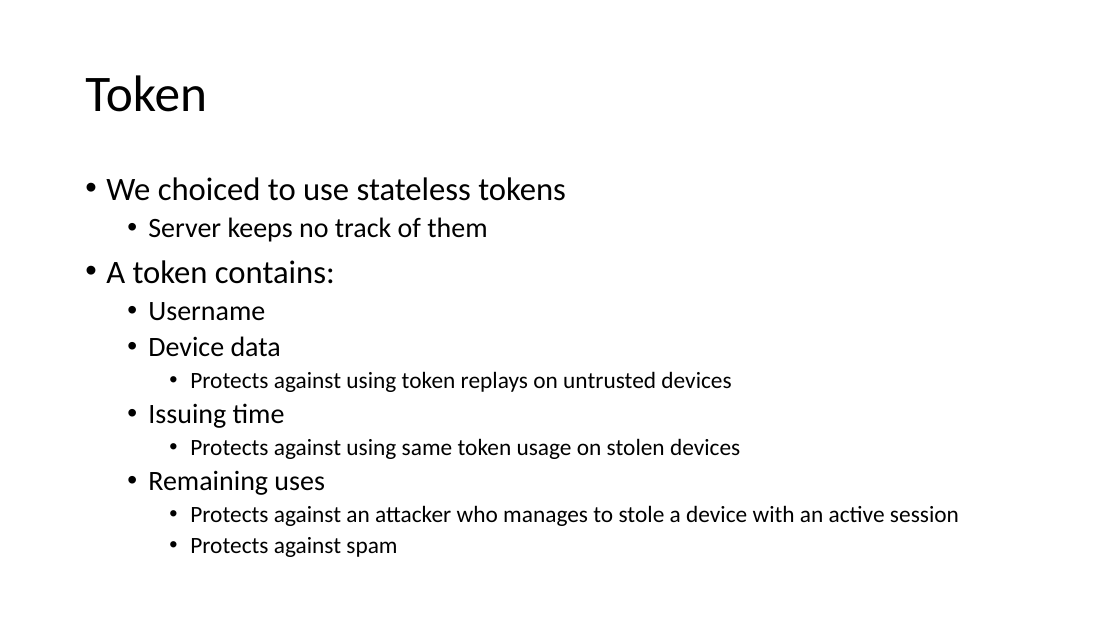
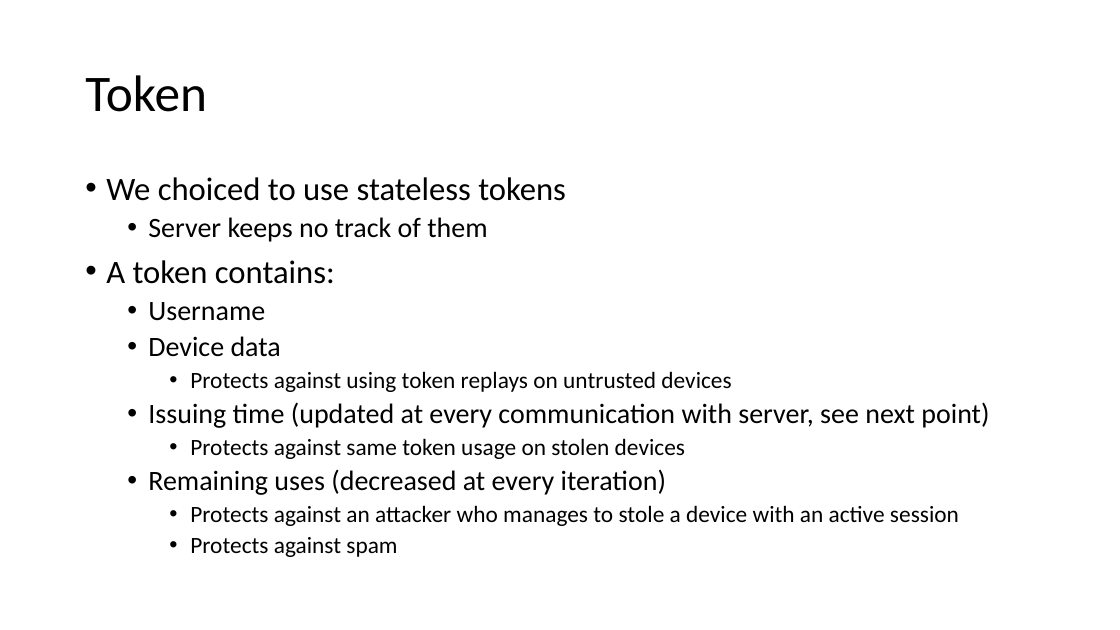
Before and after one commit to fparricelli/Encrypted-data-exchange-between-two-Arduino-boards-using-Symmetric-Encryption, a slide deck: slide 13 of Documentazione e cose così/Slide_concettuali_Luca.pptx. Drawn at 1120x630 pixels with LibreOffice and Linux fonts; fonts in the diff are those of the drawing. Boxes give left, top, right and bottom in pixels: in the first picture for what was removed or moved away, otherwise in the second. Text is boxed around its words. In the diff, an @@ line names an element or a change of style, - is before the commit and + after.

```diff
--- a/Documentazione e cose così/Slide_concettuali_Luca.pptx
+++ b/Documentazione e cose così/Slide_concettuali_Luca.pptx
@@ text at (148, 402, 989, 495): text changed; size 20 to 24 pt @@
-  • Issuing time
-    • Protects against using same token usage on stolen devices
-  • Remaining uses
+  • Issuing time (updated at every communication with server, see next point)
+    • Protects against same token usage on stolen devices
+  • Remaining uses (decreased at every iteration)
```
Also in this commit, not shown: 1 other slide changed, 2 other files.
